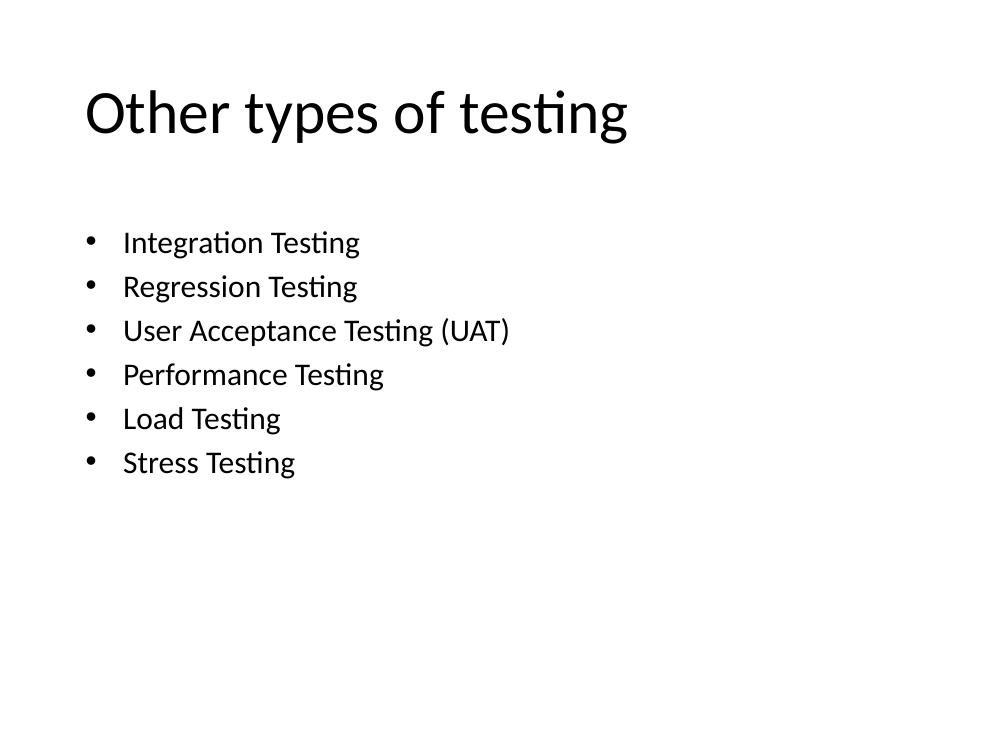
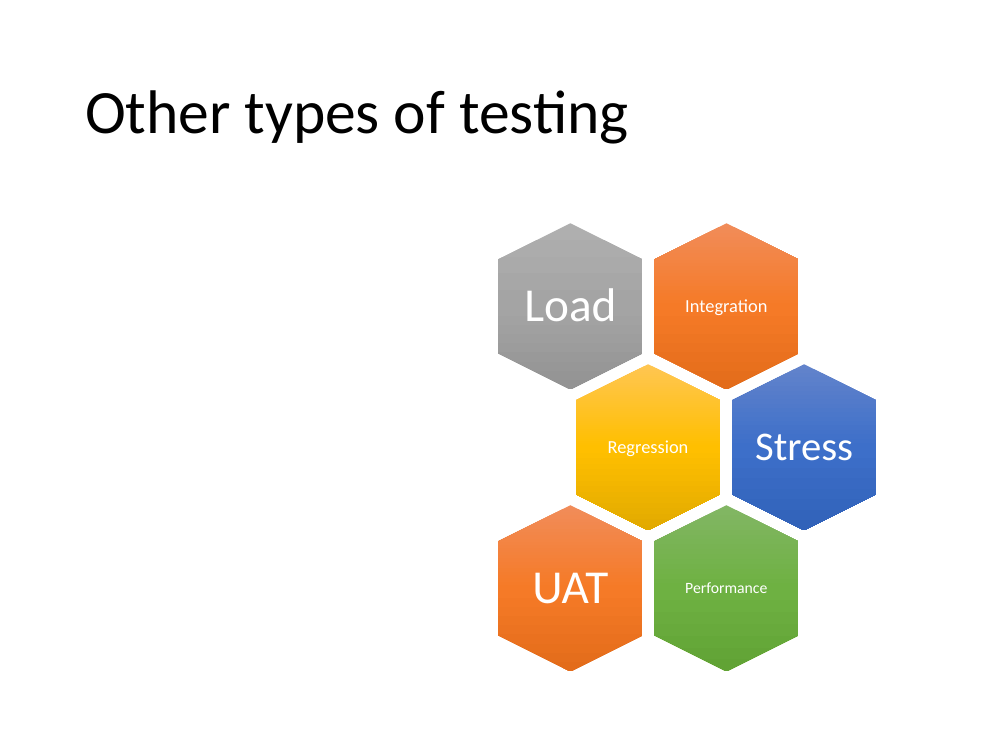
Before and after one commit to kburnell/TestDrivingASP.NETMVC, a slide deck: slide 10 of TestDrivingASP.NETMVC.pptx. Drawn at 1008x756 pixels with LibreOffice and Linux fonts; fonts in the diff are those of the drawing; background and template pictures are left out. Boxes give left, top, right and bottom in pixels: in the first picture for what was removed or moved away, otherwise in the second. Text is boxed around its words. In the diff, an @@ line names an element or a change of style, - is before the commit and + after.

```diff
--- a/TestDrivingASP.NETMVC.pptx
+++ b/TestDrivingASP.NETMVC.pptx
@@ text removed at <box>123,231,510,479</box> @@
-• Integration Testing
-• Regression Testing
-• User Acceptance Testing (UAT)
-• Performance Testing
-• Load Testing
-• Stress Testing
@@ group added at <box>498,223,876,671</box>: 6 hexagons, 6 texts @@
+Integration
+Load
+Regression
+Stress
+Performance
+UAT
```
Also in this commit, not shown: 4 other slides changed, 7 slides added, 1 slide removed, 1 other file.
